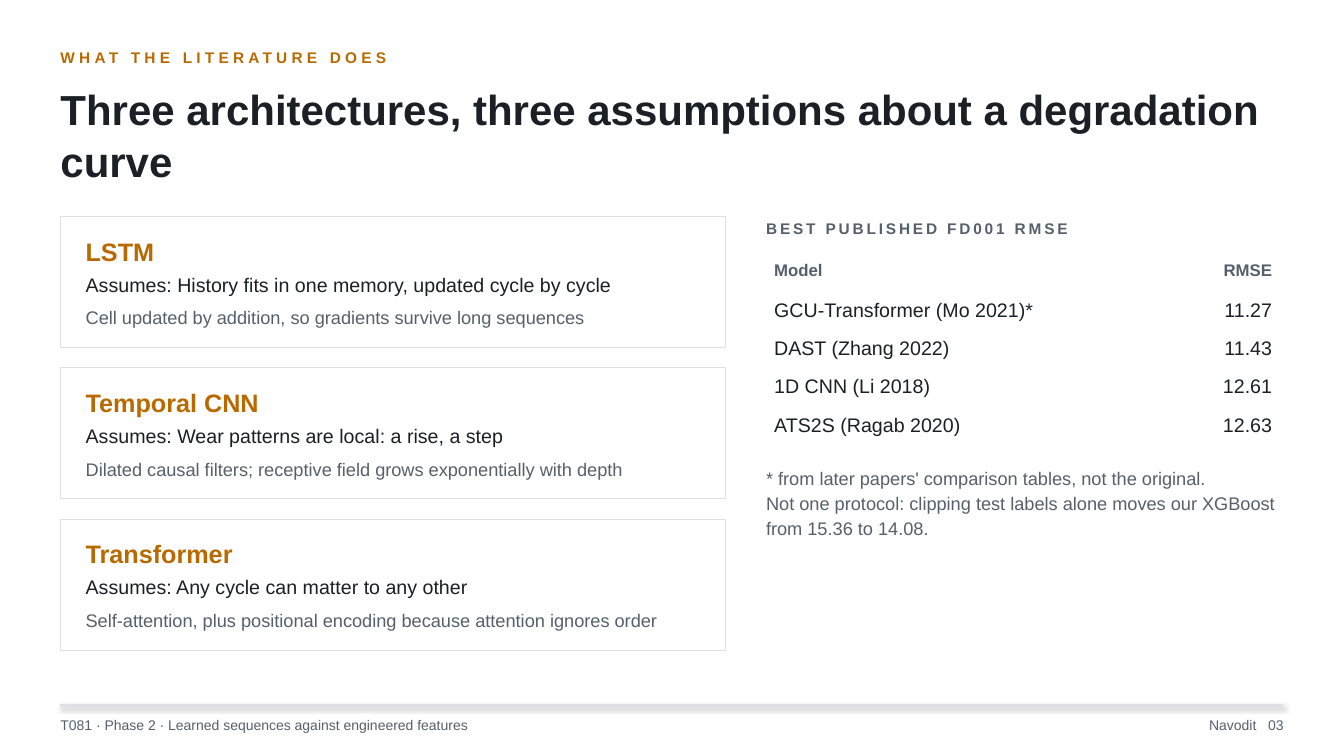
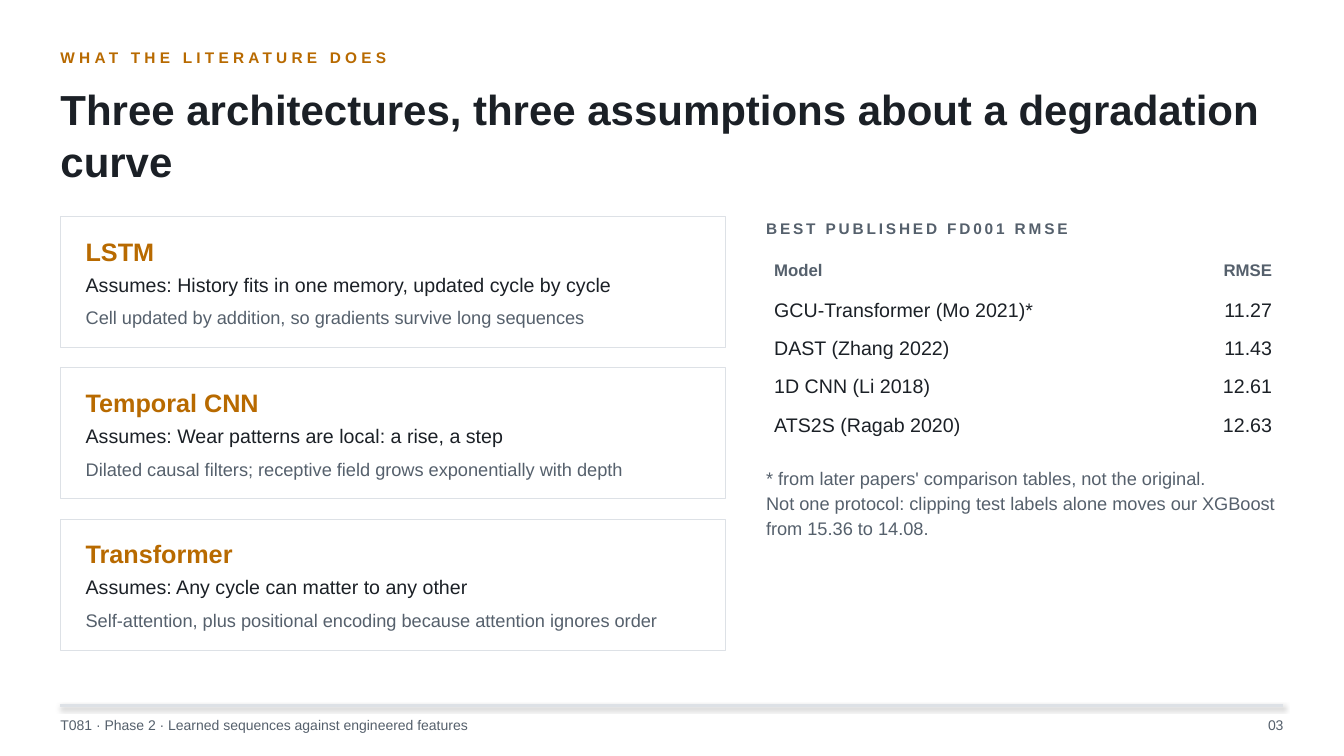
Before and after one commit to sarveshcore/t081-rul-prediction, a slide deck: slide 3 of slides/phase2_slides.pptx. Drawn at 1344x756 pixels with LibreOffice and Linux fonts; fonts in the diff are those of the drawing. Boxes give left, top, right and bottom in pixels: in the first picture for what was removed or moved away, otherwise in the second. Text is boxed around its words. In the diff, an @@ line names an element or a change of style, - is before the commit and + after.

```diff
--- a/slides/phase2_slides.pptx
+++ b/slides/phase2_slides.pptx
@@ text at <box>1268,720,1284,730</box>: text changed @@
-Navodit 03
+03
```
Also in this commit, not shown: 10 other slides changed, 3 other files.
